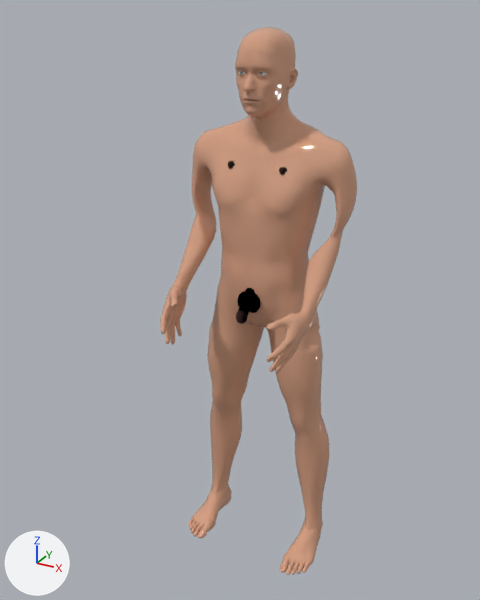
Before and after pictures for a commit that changed the glTF model public/bodymap3d/v3/real-human/body-erwachsener-maennlich-real-v3.glb.
One viewpoint serves both versions: a 50 mm camera at (0.863, -1.64, 1.767) aimed at (-0.047, 0.014, 0.94). Arrows for +X, +Y and +Z are at lower left; the lights stay in place. The picture after the commit comes second. Vertices at exactly the same position are counted once.

Names of what the first picture shows: 'real-human-body', 'real-human-penis', 'real-human-scrotum-right' and 2 more.
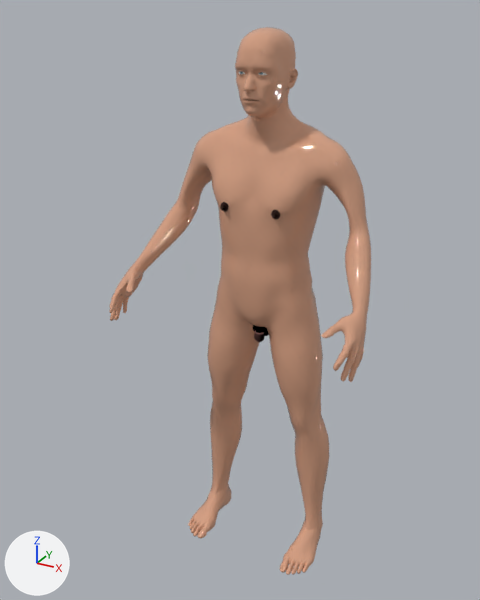
The change, as a list of edits to the scene's bpy script:
```text
Change me_real_human_body:
    used by ob_real_human_body; location = (0.0, 0.0, 0.0)
    remove me_real_human_body.from_pydata(...)  # 13380 vertices, 26756 faces; spans x -0.27..0.27, y -0.23..0.23, z 0.0..1.72
    add me_real_human_body.from_pydata(...)  # 13380 vertices, 26756 faces; spans x -0.4..0.4, y -0.23..0.23, z 0.0..1.72
    me_real_human_body part 1: 2040 of 13380 vertices moved; they spanned x -0.27..-0.15, y -0.23..0.17, z 0.83..1.43 and now span x -0.4..-0.17, y -0.23..0.17, z 0.83..1.43; mean shift (-0.16, 0.0, 0.03); largest move (-0.18, -0.17, 0.84) -> (-0.39, -0.17, 0.87)
    me_real_human_body part 2: 2040 of 13380 vertices moved; they spanned x 0.15..0.27, y -0.23..0.17, z 0.83..1.43 and now span x 0.17..0.4, y -0.23..0.17, z 0.83..1.43; mean shift (0.16, 0.0, 0.03); largest move (0.18, -0.17, 0.84) -> (0.39, -0.17, 0.87)
Change me_real_human_penis:
    used by ob_real_human_penis; location = (0.0, 0.0, 0.0)
    remove me_real_human_penis.from_pydata(...)  # 364 vertices, 720 faces; spans x -0.0165..0.0165, y -0.0687..0.0071, z 0.9157..0.9979
    add me_real_human_penis.from_pydata(...)  # 380 vertices, 720 faces; spans x -0.0131..0.0131, y 0.0456..0.0896, z 0.797..0.8819
    me_real_human_penis part 3: 364 vertices removed from x -0.0165..0.0165, y -0.0687..0.0071, z 0.9157..0.9979
    other edits to the shape of me_real_human_penis do not show in these pictures
Change me_real_human_scrotum_right:
    used by ob_real_human_scrotum_right; location = (0.0, 0.0, 0.0)
    remove me_real_human_scrotum_right.from_pydata(...)  # 288 vertices, 572 faces; spans x -0.007..0.037, y -0.0356..0.006, z 0.9228..0.9848
    add me_real_human_scrotum_right.from_pydata(...)  # 288 vertices, 572 faces; spans x -0.0055..0.0305, y 0.0563..0.0899, z 0.8044..0.8584
    me_real_human_scrotum_right part 4: the whole mesh is scaled about its middle by (0.818, 0.81, 0.871), then moved by (-0.0025, 0.0879, -0.1224)
```

What differs and where, as boxes [x1, y1, x2, y2] in the pictures (480 x 600 px; the box of a moved part takes in the faces that stretch with it):
'real-human-body', reshaped (33% wider)
    before: [160, 27, 357, 575]
    after: [109, 27, 371, 575]
'real-human-scrotum-right', moved, rescaled
    before: [250, 294, 260, 313]
    after: [262, 327, 269, 336]
part 1 of me_real_human_body, moved or reshaped
    before: [160, 129, 217, 345]
    after: [109, 130, 215, 324]
part 2 of me_real_human_body, moved or reshaped
    before: [266, 138, 357, 373]
    after: [305, 138, 371, 382]
part 3 of me_real_human_penis, deleted
    before: [238, 288, 255, 316]
